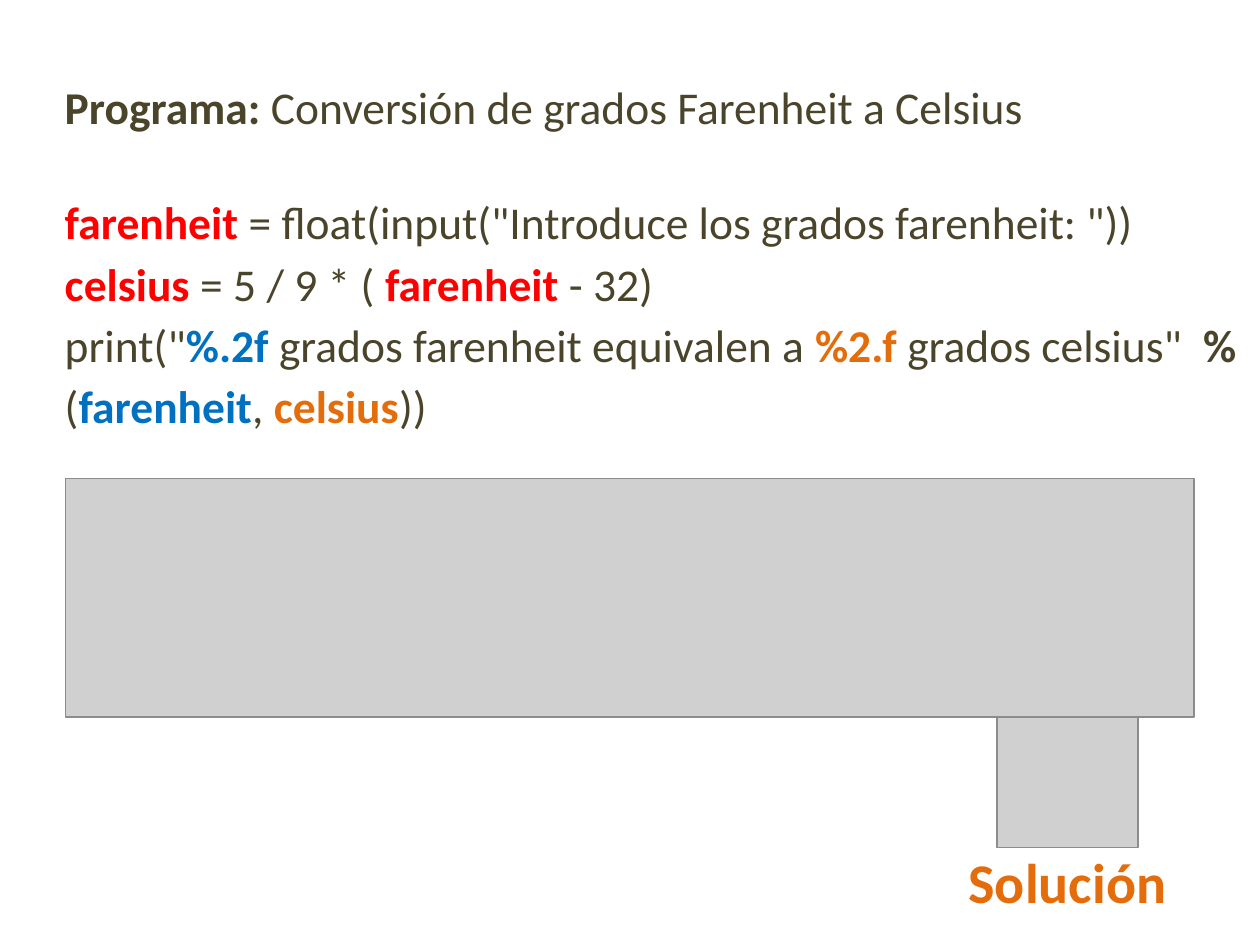
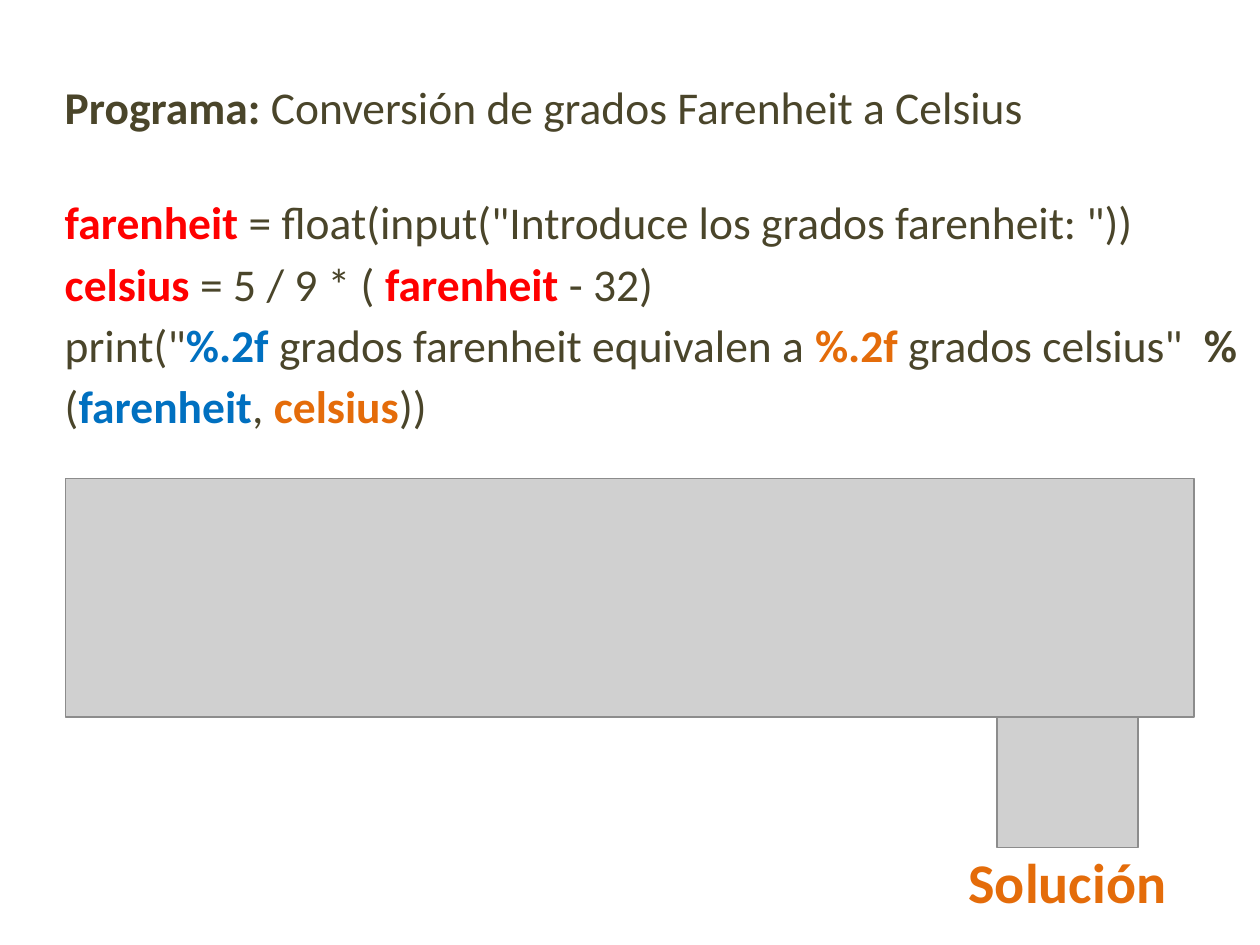
Before and after one commit to lizetheP/Programacion, a slide deck: slide 23 of CalendarioAgo2022/presentaciones/2_Componentes.pptx. Drawn at 1260x945 pixels with LibreOffice and Linux fonts; fonts in the diff are those of the drawing; grey boxes stand for pictures. Boxes give left, top, right and bottom in pixels: in the first picture for what was removed or moved away, otherwise in the second. Text is boxed around its words. In the diff, an @@ line names an element or a change of style, - is before the commit and + after.

```diff
--- a/CalendarioAgo2022/presentaciones/2_Componentes.pptx
+++ b/CalendarioAgo2022/presentaciones/2_Componentes.pptx
@@ text at [65, 329, 1182, 429]: text changed @@
-print("%.2f grados farenheit equivalen a %2.f grados celsius" % (farenheit, celsius))
+print("%.2f grados farenheit equivalen a %.2f grados celsius" % (farenheit, celsius))
```
Also in this commit, not shown: 1 other file.
